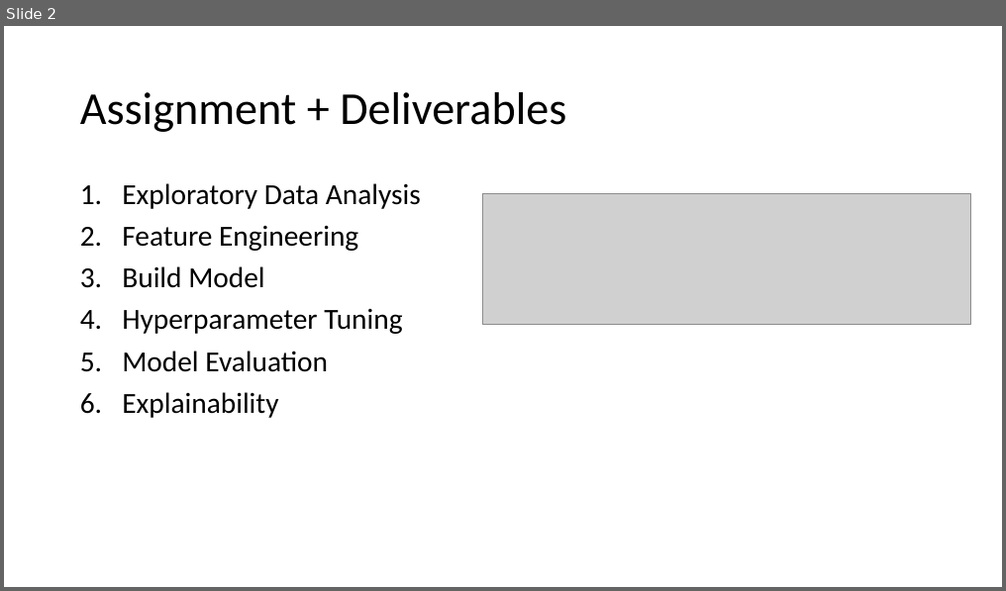
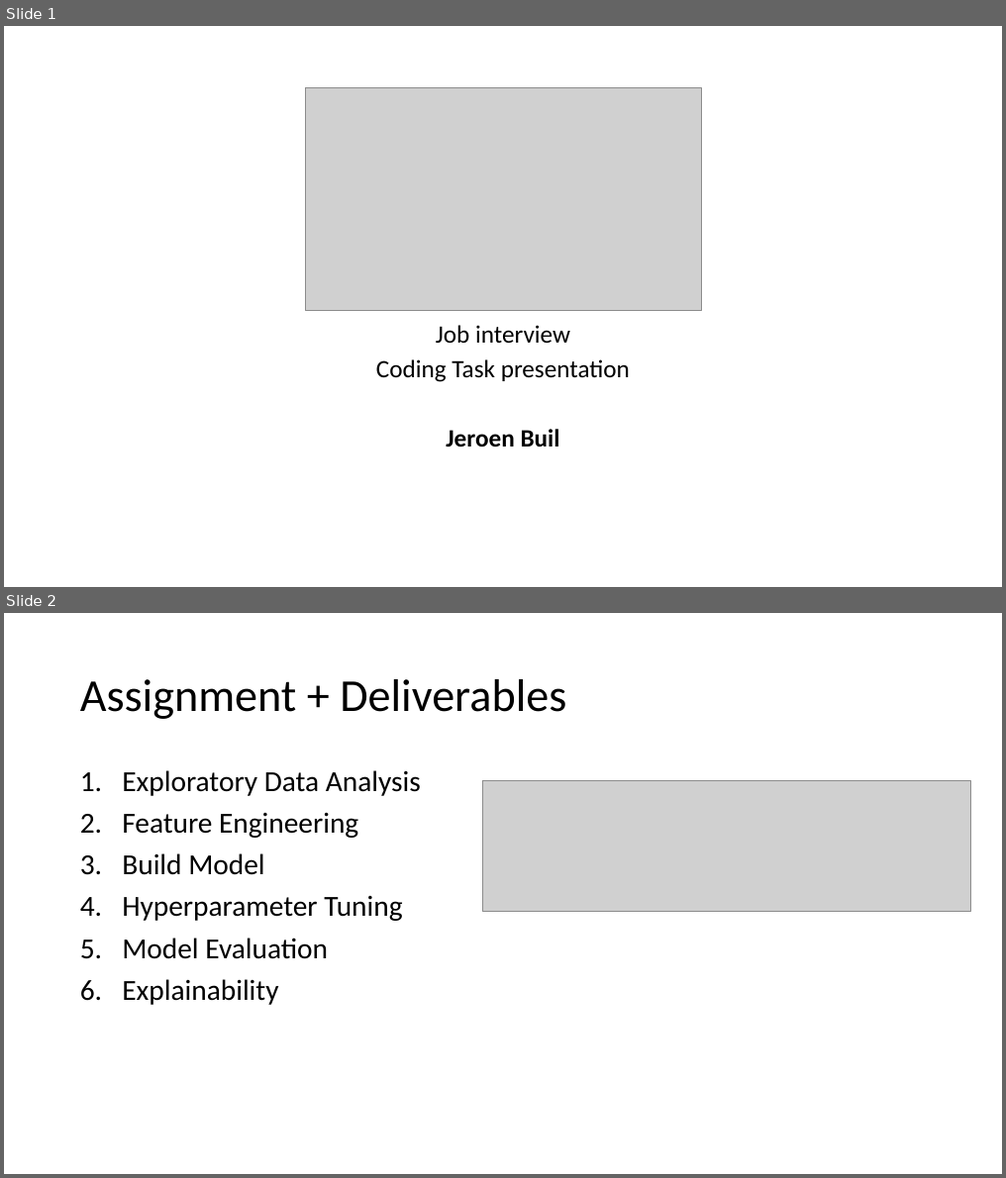
Before and after one commit to JeroenBuil/deegtal_coding_task, a slide deck: reports/dEEGtal interview presentation - Jeroen Buil.pptx. Shown one above the other, each under a label of ours: slide 2 before the commit, slides 1 and 2 after it. The pictures are 1006x591 and 1006x1178 pixels, drawn with LibreOffice and Linux fonts; fonts in the diff are those of the drawing; grey boxes stand for pictures. Boxes give left, top, right and bottom in pixels: in the first picture for what was removed or moved away, otherwise in the second. Text is boxed around its words. In the diff, an @@ line names an element or a change of style, - is before the commit and + after.

```diff
--- a/reports/dEEGtal interview presentation - Jeroen Buil.pptx
+++ b/reports/dEEGtal interview presentation - Jeroen Buil.pptx
@@ slide 1 added at (x1=4, y1=26, x2=1002, y2=587), background #FFFFFF @@
@@ picture added at (x1=306, y1=88, x2=702, y2=310) @@
@@ subtitle added at (x1=376, y1=325, x2=630, y2=448), 24 pt, text #000000 @@
+Job interview
+Coding Task presentation
+Jeroen Buil
```
Also in this commit, not shown: 1 slide removed, 2 other files.
